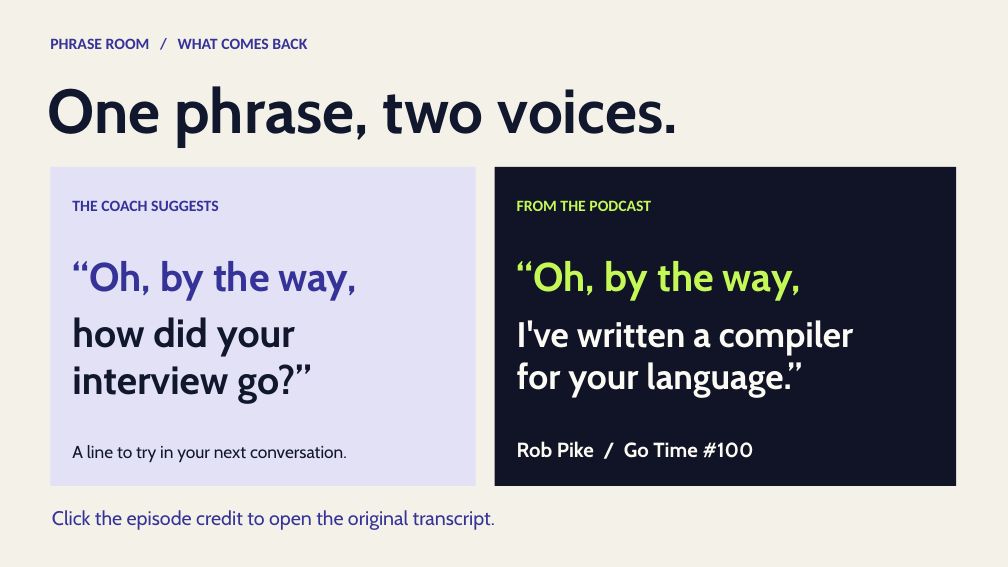
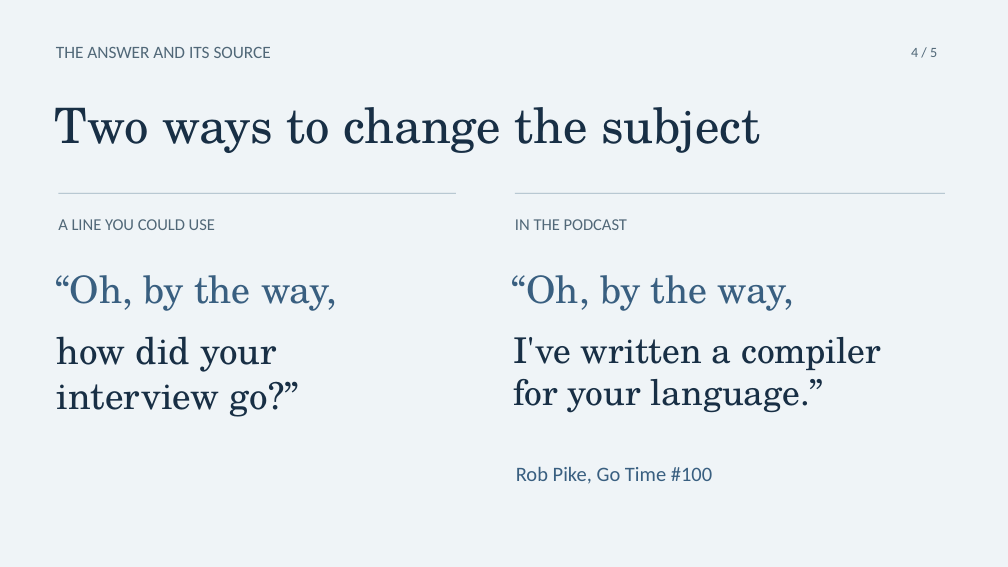
Before and after one commit to Xyu-Chern/English_Coach, a slide deck: slide 4 of docs/presentation/Phrase-Room-demo.pptx. Drawn at 1008x567 pixels with LibreOffice and Linux fonts; fonts in the diff are those of the drawing. Boxes give left, top, right and bottom in pixels: in the first picture for what was removed or moved away, otherwise in the second. Text is boxed around its words. In the diff, an @@ line names an element or a change of style, - is before the commit and + after.

Commit message:
Redesign the Phrase Room talk with pale blue technical illustrations

```diff
--- a/docs/presentation/Phrase-Room-demo.pptx
+++ b/docs/presentation/Phrase-Room-demo.pptx
@@ background #F4F1E9 to #EFF4F7 @@
@@ text removed at <box>50,38,307,49</box> @@
-PHRASE ROOM / WHAT COMES BACK
@@ text at <box>56,47,271,58</box>: text changed; size 18.8 to 16.5 pt; font Cabin to Calibri; text colour #353397 to #516878 @@
-Click the episode credit to open the original transcript.
+THE ANSWER AND ITS SOURCE
@@ text added at <box>911,48,937,57</box>, 13.5 pt, text #516878 @@
+4 / 5
@@ text removed at <box>47,86,678,148</box> @@
-One phrase, two voices.
@@ text added at <box>54,107,760,153</box>, 46.5 pt, text #182F45 @@
+Two ways to change the subject
@@ rectangle removed at <box>51,167,476,486</box> @@
@@ rectangle: place and size @@
-rectangle at <box>495,167,956,486</box>
+rectangle at <box>58,193,456,194</box>
@@ rectangle at <box>58,193,456,194</box>: fill #101426 to #9CB1BF @@
@@ text removed at <box>72,200,219,211</box> @@
-THE COACH SUGGESTS
@@ rectangle added at <box>515,193,945,194</box>, fill #9CB1BF @@
@@ text added at <box>58,219,215,230</box>, 15.8 pt, text #516878 @@
+A LINE YOU COULD USE
@@ text at <box>515,219,627,230</box>: text changed; size 15 to 15.8 pt; text colour #C4F856 to #516878; bold off @@
-FROM THE PODCAST
+IN THE PODCAST
@@ text "“Oh, by the way,": place and size @@
-text "“Oh, by the way," at <box>72,261,357,301</box>
+text "“Oh, by the way," at <box>55,275,337,311</box>
@@ text "“Oh, by the way," at <box>55,275,337,311</box>: size 38.2 to 36 pt, font Cabin to TeX Gyre Schola, text colour #353397 to #395F80, bold off @@
@@ text "“Oh, by the way,": place and size @@
-text "“Oh, by the way," at <box>517,261,801,301</box>
+text "“Oh, by the way," at <box>512,275,794,311</box>
@@ text "“Oh, by the way," at <box>512,275,794,311</box>: size 38.2 to 36 pt, font Cabin to TeX Gyre Schola, text colour #C4F856 to #395F80, bold off @@
@@ text "how did your": place and size @@
-text "how did your" at <box>72,317,311,404</box>
+text "how did your" at <box>57,336,299,417</box>
@@ text "how did your" at <box>57,336,299,417</box>: size 37.5 to 35.2 pt, font Cabin to TeX Gyre Schola, text colour #11172C to #182F45, bold off @@
@@ text "I've written a compiler": place and size @@
-text "I've written a compiler" at <box>517,320,853,398</box>
+text "I've written a compiler" at <box>513,337,882,413</box>
@@ text "I've written a compiler" at <box>513,337,882,413</box>: font Cabin to TeX Gyre Schola, text colour #FCFAF5 to #182F45, bold off @@
@@ text removed at <box>72,445,347,462</box> @@
-A line to try in your next conversation.
@@ text at <box>516,467,712,484</box>: text changed; font Cabin to Calibri; text colour #FCFAF5 to #395F80; bold off @@
-Rob Pike / Go Time #100
+Rob Pike, Go Time #100
```
Also in this commit, not shown: 3 other slides changed, 1 slide added, 1 slide removed, 1 other file.
